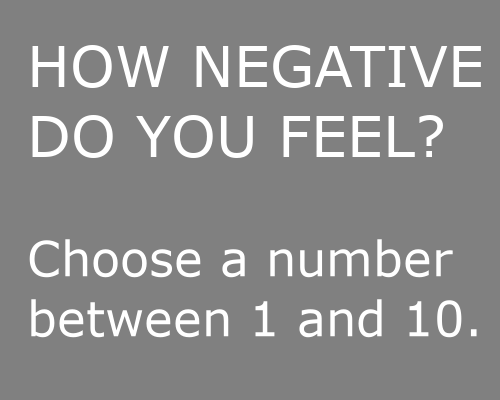
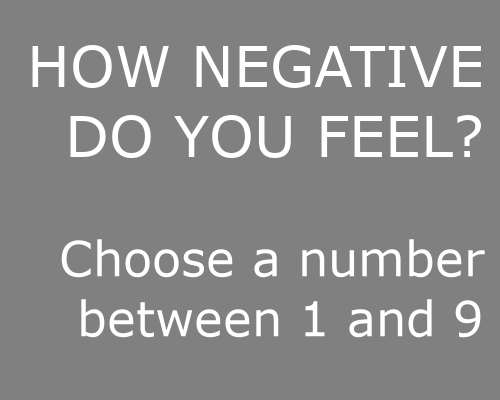
Layers edited between the first and the second 500×400 image:
painted on "HOW NEGATIVE ..." over [left=29, top=115, right=485, bottom=338]
